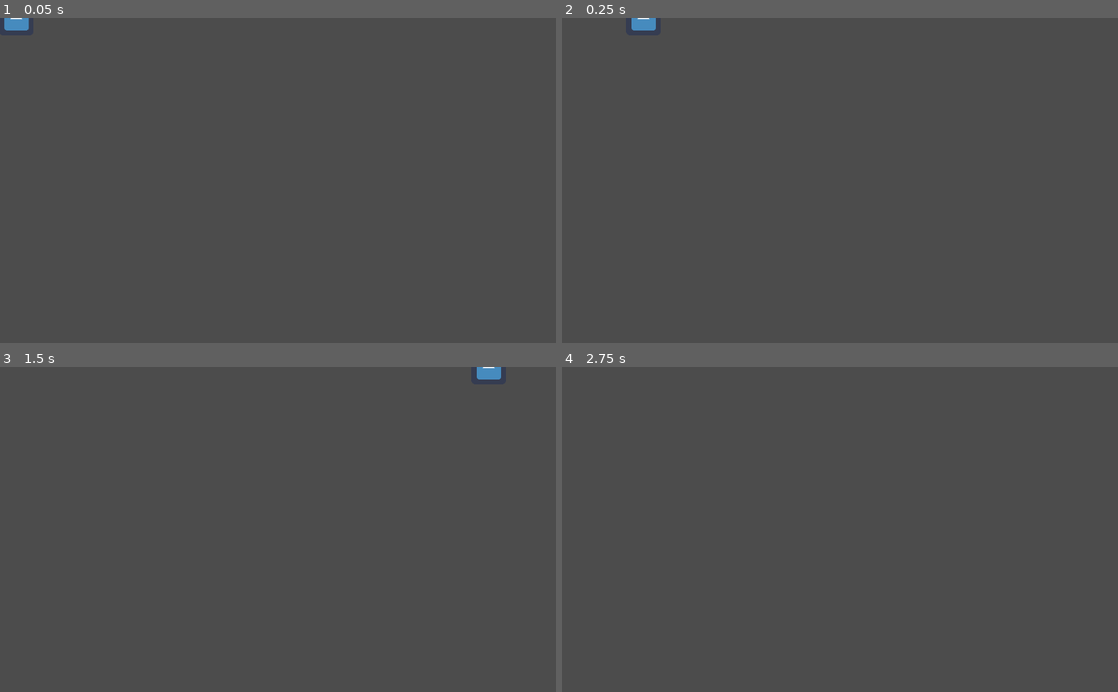
Above: before the commit, frames 1-4 (two rows, left to right).
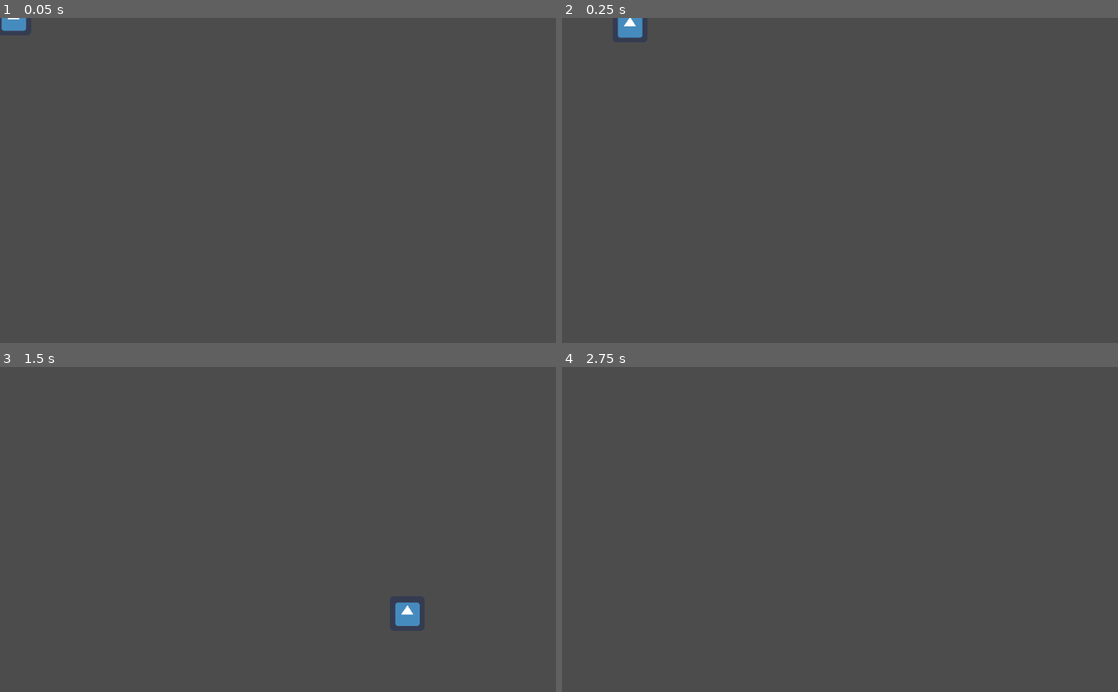
Above: after the commit, the same moments.

Repository: reidbhuntley/snowfort
Game: Godot game, scene res://Scenes/Bullet/Bullet.tscn
Two runs of this game, one before a commit and one after it. Both use one fixed random seed, a clock stepped at 60 frames per second and the inputs below. This scene is started directly instead of the project's main scene. The engine's default icon, where the game draws it, is replaced by a stand-in: a white triangle on a blue panel in a dark square.
Inputs (mouse positions are in pixels of both pictures, inside the frame that each line leads up to):
- Up to frame 1 (0.05 s): no input
- Up to frame 2 (0.25 s): no input
- Up to frame 3 (1.5 s): move the mouse to (400, 513) at 0.52 s; hold D (move_right) 0.53-1.28 s; move the mouse to (166, 545) at 1.27 s; hold S (move_down) from 1.28 s (still down)
- Up to frame 4 (2.75 s): tap Enter at 2 s; move the mouse to (895, 458) at 2.02 s; release S (move_down) at 2.03 s; hold D (move_right) from 2.03 s (still down)

The runs differ from the first frame. In frame 1, less than 0.1% of the frame differs, in the area x 0-6%, y 0-5%; in frame 2, 0.3%; in frame 3, 0.5%, in the area x 71-91%, y 0-80%; in frame 4, nothing differs.

Commit message:
Arc snowballs

Diff:
--- a/Scenes/Bullet/Bullet.gd
+++ b/Scenes/Bullet/Bullet.gd
@@ -1,24 +1,19 @@
 extends Area2D
 
-var speed = 10
-var movement = Vector2()
-onready var mouse_pos = null
+var initial_speed := 500.0
+var velocity: Vector2
+var grav := Vector2(0.0, 400.0)
 
 # Called when the node enters the scene tree for the first time.
 func _ready():
-	mouse_pos = get_local_mouse_position()
-
+	velocity = get_local_mouse_position().normalized()*initial_speed
 
 func _physics_process(delta):
-	movement = movement.move_toward(mouse_pos, delta)
-	movement = movement.normalized() * speed
-	position = position + movement
-
-
+	velocity += grav*delta
+	position += velocity*delta
 
 func _on_VisibilityNotifier2D_screen_exited():
 	queue_free()
-
 
 func _on_Bullet_body_entered(body):
 	if body.is_in_group("mobs"):
--- a/Scenes/Mobs/RunningEnemy.tscn
+++ b/Scenes/Mobs/RunningEnemy.tscn
@@ -2,7 +2,6 @@
 
 [ext_resource path="res://Scenes/Mobs/image0.jpg" type="Texture" id=1]
 [ext_resource path="res://Scenes/Mobs/RunningEnemy.gd" type="Script" id=2]
-
 
 [sub_resource type="CapsuleShape2D" id=1]
 radius = 2.00246
